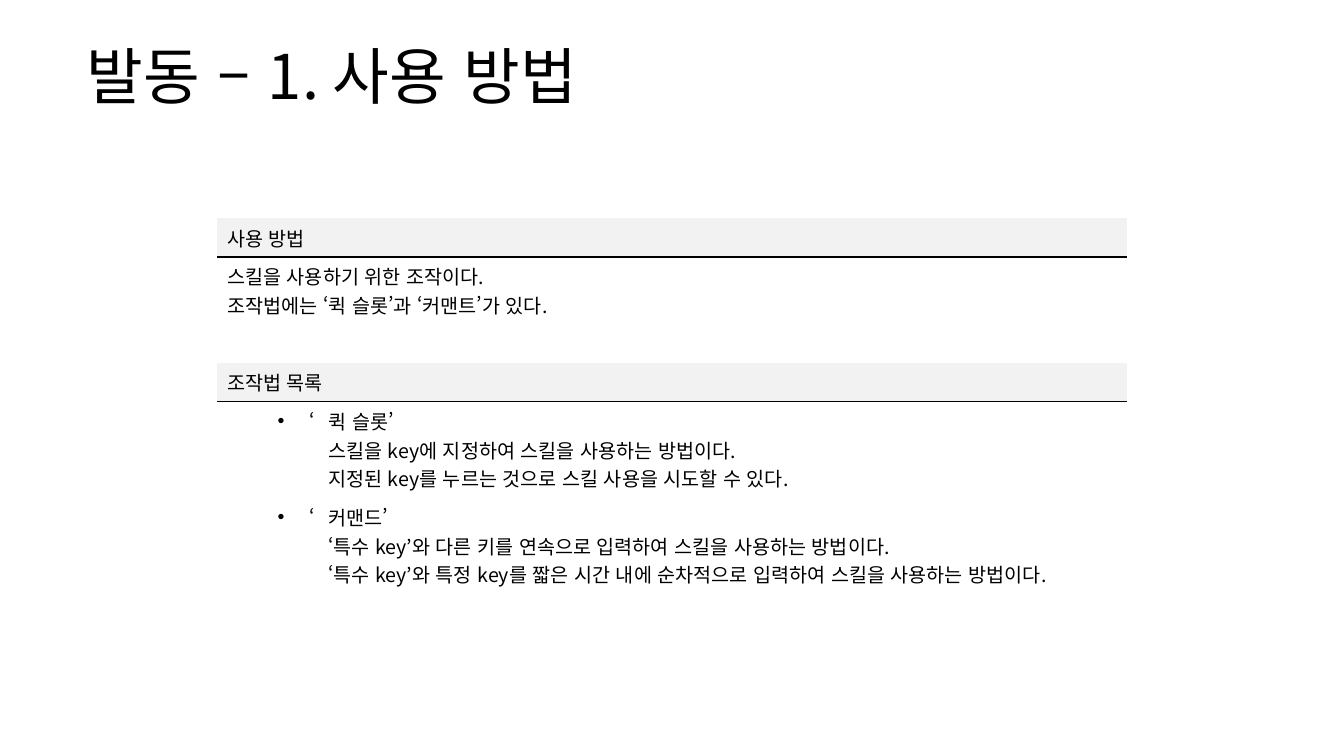
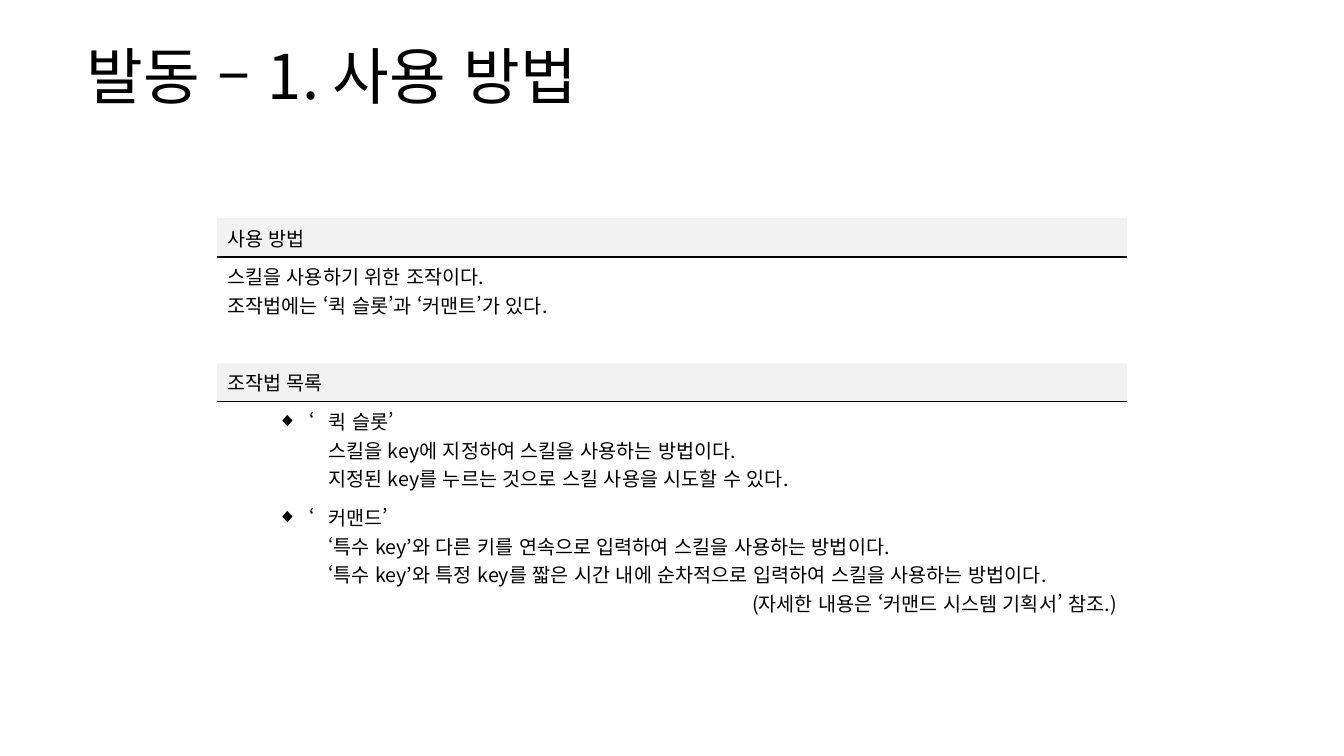
Before and after one commit to yjk0401/unityenginebasic_9th, a slide deck: slide 26 of 기획/방랑엽사전/스킬 시스템 기획서.pptx. Drawn at 1344x756 pixels with LibreOffice and Linux fonts; fonts in the diff are those of the drawing. Boxes give left, top, right and bottom in pixels: in the first picture for what was removed or moved away, otherwise in the second. Text is boxed around its words. In the diff, an @@ line names an element or a change of style, - is before the commit and + after.

```diff
--- a/기획/방랑엽사전/스킬 시스템 기획서.pptx
+++ b/기획/방랑엽사전/스킬 시스템 기획서.pptx
@@ table at (x1=217, y1=219, x2=1127, y2=619) @@
-row 6, column 1: ‘커맨드’ / ‘특수 key’와 다른 키를 연속으로 입력하여 스킬을 사용하는 방법이다. / ‘특수 key’와 특정 key를 짧은 시간 내에 순차적으로 입력하여 스킬을 사용하는 방법이다.
+row 6, column 1: ‘커맨드’ / ‘특수 key’와 다른 키를 연속으로 입력하여 스킬을 사용하는 방법이다. / ‘특수 key’와 특정 key를 짧은 시간 내에 순차적으로 입력하여 스킬을 사용하는 방법이다. / (자세한 내용은 ‘커맨드 시스템 기획서’ 참조.)
@@ bullet • to ◆ @@
```
Also in this commit, not shown: 17 other slides changed, 32 other files.
